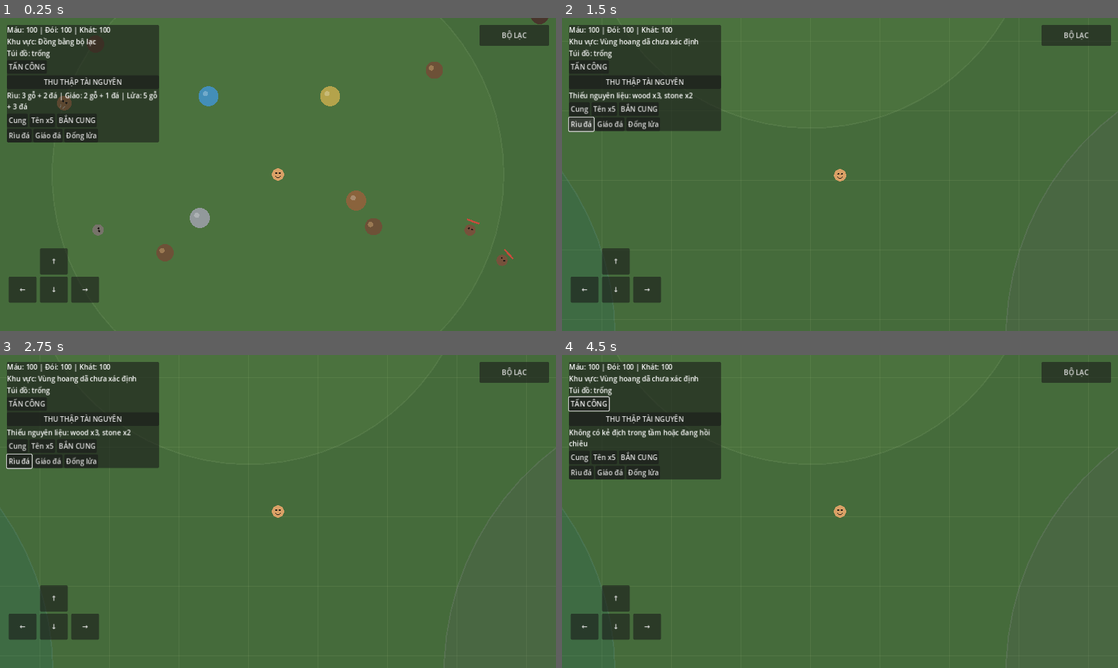
Above: before the commit, frames 1-4 (two rows, left to right).
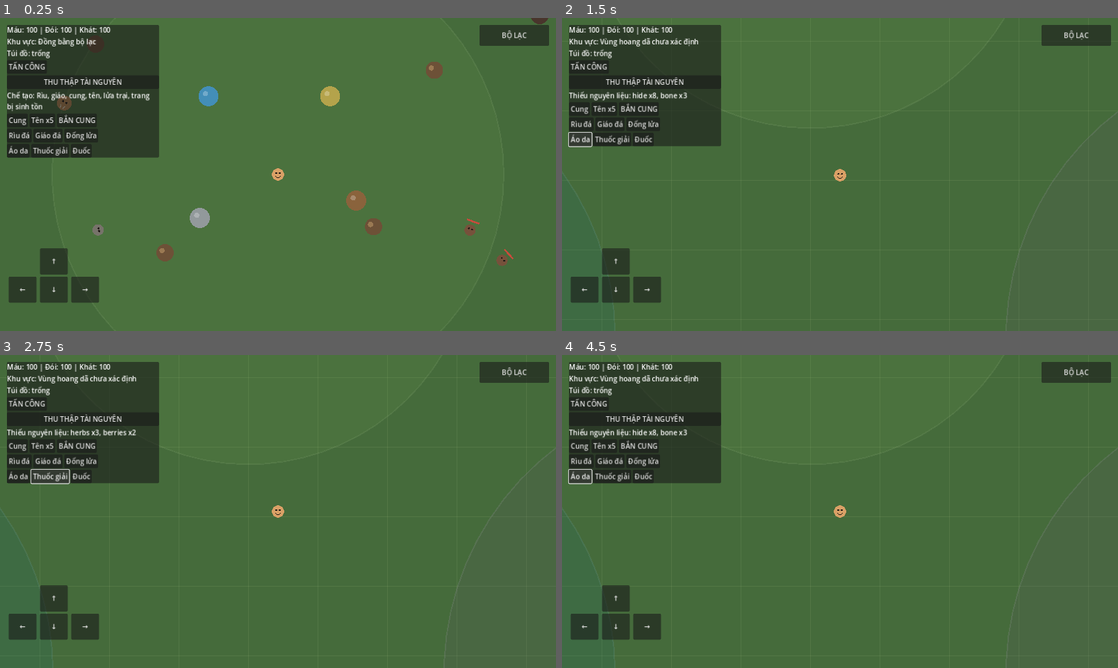
Above: after the commit, the same moments.

Repository: khanhhkt8-hub/Bo-Lac-Tien-Su.
Game: Godot game, scene res://Scenes/Main.tscn
The game is run twice, just before and just after one commit, with the same random seed, the same clock (stepped at 60 frames per second) and the same inputs.
Inputs (mouse positions are in pixels of both pictures, inside the frame that each line leads up to):
- Up to frame 1 (0.25 s): no input
- Up to frame 2 (1.5 s): click (578, 196) at 0.5 s, where only the run after the commit has a clickable "Áo da"; click (578, 140) at 1.25 s, where only the run after the commit has a clickable "Áo da"
- Up to frame 3 (2.75 s): click (50, 477) at 2 s, where only the run after the commit has a clickable "Thuốc giải"
- Up to frame 4 (4.5 s): click (645, 477) at 2.75 s, where only the run after the commit has a clickable "Đuốc"; click "TẤN CÔNG" at 3.5 s; click (578, 486) at 4.25 s, where only the run after the commit has a clickable "Áo da"

The runs differ from the first frame. In frame 1, 1.8% of the frame differs, in the area x 1-29%, y 23-45%; in frame 2, 1.5%; in frame 3, 1.5%; in frame 4, 1.6%.

Commit message:
Add survival gear crafting controls to HUD

Diff:
--- a/Scripts/UI/SurvivalHUD.gd
+++ b/Scripts/UI/SurvivalHUD.gd
@@ -41,7 +41,7 @@
 	gather_button.pressed.connect(_on_gather_pressed)
 	column.add_child(gather_button)
 	_craft_status = Label.new()
-	_craft_status.text = "Rìu: 3 gỗ + 2 đá | Giáo: 2 gỗ + 1 đá | Lửa: 5 gỗ + 3 đá"
+	_craft_status.text = "Chế tạo: Rìu, giáo, cung, tên, lửa trại, trang bị sinh tồn"
 	_craft_status.autowrap_mode = TextServer.AUTOWRAP_WORD
 	column.add_child(_craft_status)
 	var ranged_row := HBoxContainer.new()
@@ -57,6 +57,11 @@
 	_add_craft_button(buttons, "Rìu đá", "stone_axe")
 	_add_craft_button(buttons, "Giáo đá", "stone_spear")
 	_add_craft_button(buttons, "Đống lửa", "campfire")
+	var survival_gear_row := HBoxContainer.new()
+	column.add_child(survival_gear_row)
+	_add_craft_button(survival_gear_row, "Áo da", "fur_cloak")
+	_add_craft_button(survival_gear_row, "Thuốc giải", "herbal_antidote")
+	_add_craft_button(survival_gear_row, "Đuốc", "torch")
 	_create_mobile_movement_pad()
 	_create_tribe_management_button()
 
